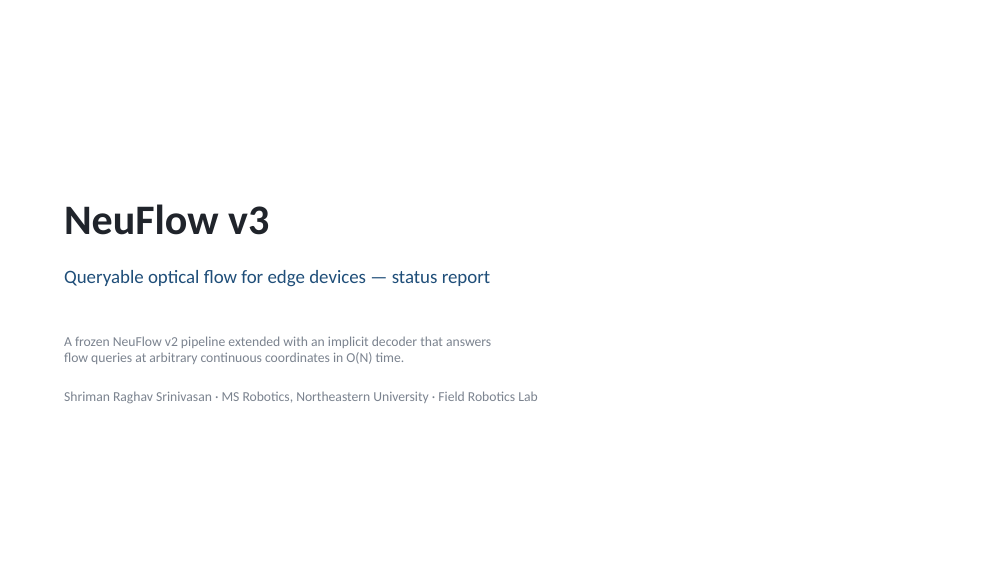
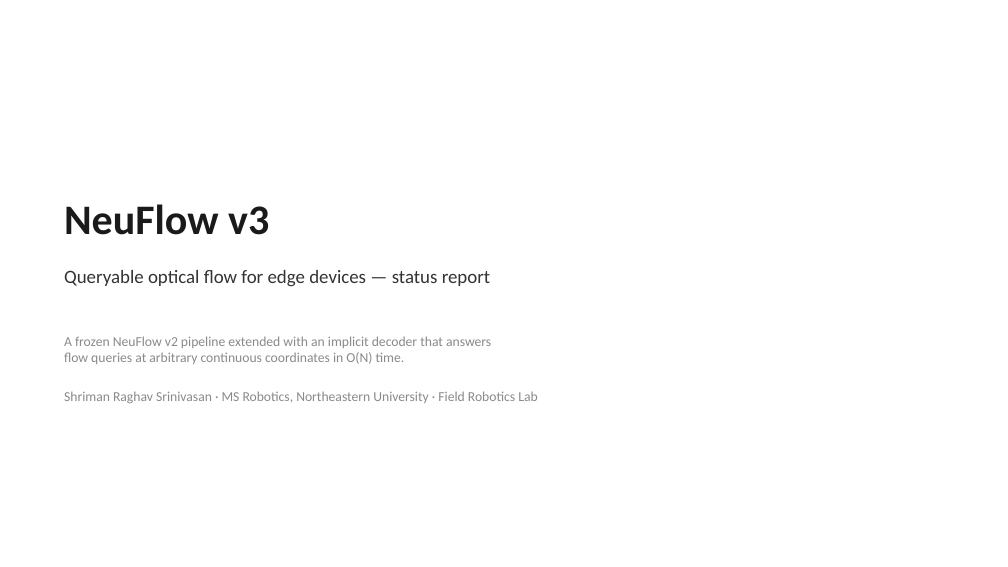
Before and after one commit to shrirag10/Neuflowv3, a slide deck: slide 1 of docs/NeuFlow_v3_status.pptx. Drawn at 1008x567 pixels with LibreOffice and Linux fonts; fonts in the diff are those of the drawing. Boxes give left, top, right and bottom in pixels: in the first picture for what was removed or moved away, otherwise in the second. Text is boxed around its words. In the diff, an @@ line names an element or a change of style, - is before the commit and + after.

Commit message:
Monochrome academic deck with flowcharts; GUI: region query window, video/YouTube, real-time motion detection, resources tab
- Deck (14 slides): monochromatic theme, native-shape pipeline flowcharts (inherited vs
  replaced), decoder-internals flowchart, mixed-stage picture slide, HPC/Spring request,
  sparse-vs-dense explained in plain terms
- GUI: drag-select region flow, local video + YouTube sources (yt-dlp), Space playback
  with ego-motion-compensated motion boxes from coarse flow (zero extra decode cost),
  System resources tab with live FPS/latency/GPU/VRAM/CPU/RAM sparklines
- Selftest: 26ms click, region window, motion box detected, 39 FPS playback

```diff
--- a/docs/NeuFlow_v3_status.pptx
+++ b/docs/NeuFlow_v3_status.pptx
@@ text "NeuFlow v3" at box(64, 204, 269, 235): text colour #20242B to #1A1A1A @@
@@ text "Queryable optical flow for edge ..." at box(64, 270, 490, 286): text colour #1F4E79 to #333333 @@
@@ text "A frozen NeuFlow v2 pipeline ..." at box(64, 336, 537, 403): text colour #7B838F to #8A8A8A @@
```
Also in this commit, not shown: 11 other slides changed, 2 slides added, 1 slide removed, 8 other files.
